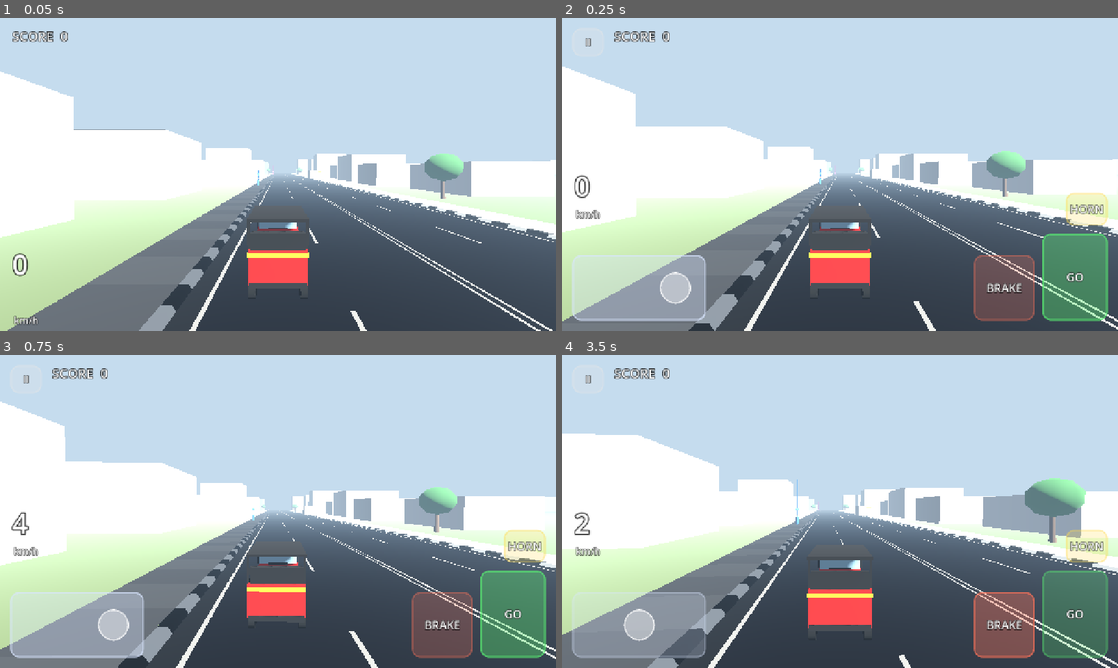
Above: before the commit, frames 1-4 (two rows, left to right).
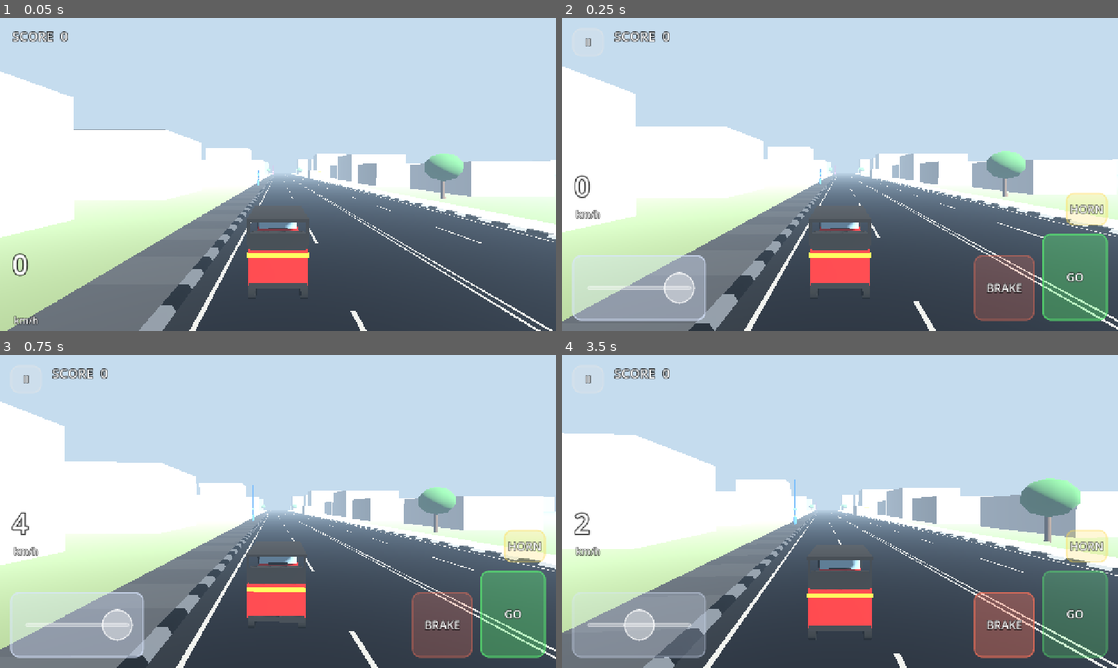
Above: after the commit, the same moments.

Repository: chaven-sl/TukTukColombo
Game: Godot game, scene res://tests/scenarios/mobile_touch_test.tscn
The game is run twice, just before and just after one commit, with the same random seed, the same clock (stepped at 60 frames per second) and the same inputs. This scene is started directly instead of the project's main scene.
Inputs (mouse positions are in pixels of both pictures, inside the frame that each line leads up to):
- Up to frame 1 (0.05 s): no input
- Up to frame 2 (0.25 s): no input
- Up to frame 3 (0.75 s): move the mouse to (400, 495) at 0.52 s; hold D (steer_right) from 0.53 s (still down); hold H (horn) from 0.53 s (still down); click (400, 495) at 0.67 s
- Up to frame 4 (3.5 s): release D (steer_right) at 1.25 s; release H (horn) at 1.25 s; drag from (728, 527) to (812, 574) at 1.27 s; move the mouse to (895, 442) at 2.02 s; hold D (steer_right) 2.03-2.75 s; hold H (horn) 2.03-2.75 s; click (895, 442) at 2.17 s; drag from (812, 574) to (673, 464) at 2.77 s

Frame 1 is identical in both runs. In frame 2, 0.4% of the frame differs, in the area x 4-24%, y 81-92%; in frame 3, 1.0%; in frame 4, 4.0%, in the area x 0-100%, y 24-100%.

Commit message:
fix(input): floating-origin touch steering so a resting thumb never drifts
Owner playtest: steering drifted slightly right. v0.03A mapped absolute thumb x
against the pad centre; now touch-down captures the origin (steer exactly 0)
and steering comes only from horizontal travel away from it (120 units = full
lock, 10% dead zone). Symmetric near edges, instant reversal, release = 0, no
smoothing; knob/travel guide drawn around the origin. Vehicle untouched.

Co-Authored-By: Claude Opus 5.5 <noreply@anthropic.com>

Diff:
--- a/data/input/touch_controls_config.gd
+++ b/data/input/touch_controls_config.gd
@@ -1,18 +1,21 @@
 class_name TouchControlsConfig
 extends Resource
-## Touch control mapping and layout tunables. PROTOTYPE BASELINE v0.03A.
+## Touch control mapping and layout tunables. PROTOTYPE BASELINE v0.03A1.
 ## Layout sizes are in logical UI units (the viewport is 720 units tall at any
 ## device resolution because of canvas_items/expand stretching).
 ## Vehicle physics are NOT tuned here — only how a thumb becomes −1…+1.
 
 @export_group("Steering mapping")
-## Fraction of the pad half-width around the centre that outputs 0.
-@export_range(0.0, 0.5) var steer_dead_zone := 0.08
+## Floating origin (v0.03A1): steering is measured from where the thumb lands,
+## so touch-down is always exactly 0 wherever it lands on the pad.
+## Horizontal thumb travel from that origin that gives full lock (logical
+## units; 720 units ≈ the screen height, so 120 ≈ 1/6 of it).
+@export_range(40.0, 300.0) var steer_full_lock_travel := 120.0
+## Fraction of the full-lock travel around the origin that outputs 0.
+@export_range(0.0, 0.5) var steer_dead_zone := 0.1
 ## 1.0 = linear. Slightly above 1 softens the centre for fine corrections
 ## without delaying full lock (kept mild: rapid countersteer matters).
 @export_range(1.0, 2.0) var steer_exponent := 1.15
-## Thumb travel (as a fraction of the pad half-width) that gives full lock.
-@export_range(0.3, 1.0) var full_lock_fraction := 0.85
 
 @export_group("Layout (logical units)")
 @export var edge_padding := 24.0
--- a/scripts/input/touch_control_state.gd
+++ b/scripts/input/touch_control_state.gd
@@ -13,9 +13,13 @@
 var config: TouchControlsConfig
 ## Control rectangles (logical units). Set by the layout.
 var rects: Dictionary = {}
-## Steering pad centre/half-width used for the analog mapping.
+## Steering pad centre/half-width (layout and visuals only since v0.03A1).
 var steer_center_x := 0.0
 var steer_half_width := 150.0
+## Floating steering origin: x where the steering thumb landed (telemetry,
+## visuals) and the current horizontal offset from it.
+var steer_origin_x := 0.0
+var steer_delta := 0.0
 ## Whether the contextual ACCEPT RIDE button is currently shown.
 var accept_available := false
 
@@ -53,7 +57,9 @@
 	match c:
 		Pad.STEER:
 			_steer_index = index
-			steer = TouchSteeringMapper.map(pos.x - steer_center_x, steer_half_width, config)
+			steer_origin_x = pos.x
+			steer_delta = 0.0
+			steer = 0.0  # touch-down never steers, wherever it lands
 		Pad.HORN, Pad.ACCEPT, Pad.PAUSE:
 			_pending.append(c)
 	return c
@@ -61,13 +67,15 @@
 
 func drag(index: int, pos: Vector2) -> void:
 	if index == _steer_index:
-		steer = TouchSteeringMapper.map(pos.x - steer_center_x, steer_half_width, config)
+		steer_delta = pos.x - steer_origin_x
+		steer = TouchSteeringMapper.map(steer_delta, config.steer_full_lock_travel, config)
 
 
 func release(index: int) -> void:
 	if index == _steer_index:
 		_steer_index = -1
 		steer = 0.0
+		steer_delta = 0.0
 	_owner.erase(index)
 
 
@@ -76,7 +84,12 @@
 	_owner.clear()
 	_steer_index = -1
 	steer = 0.0
+	steer_delta = 0.0
 	_pending.clear()
+
+
+func is_steering() -> bool:
+	return _steer_index >= 0
 
 
 func is_held(c: Pad) -> bool:
--- a/scripts/input/touch_steering_mapper.gd
+++ b/scripts/input/touch_steering_mapper.gd
@@ -1,16 +1,17 @@
 class_name TouchSteeringMapper
 extends RefCounted
-## Pure mapping from a thumb's horizontal offset on the steering pad to the
-## abstract steer value (−1 … +1). Absolute (not relative-to-touch-down): the
-## thumb's position IS the steering, so crossing from left to right reverses
-## steering immediately with no re-centre step. No smoothing here — the
-## vehicle's own approved steering response does that.
+## Pure mapping from a thumb's horizontal offset to the abstract steer value
+## (−1 … +1). v0.03A1: the offset is measured from the touch-down point
+## (floating origin), not from the pad centre — a thumb resting slightly off
+## centre no longer steers. Crossing back over the origin reverses steering
+## immediately with no re-centre step. No smoothing here — the vehicle's own
+## approved steering response does that.
 
 
-static func map(offset_x: float, half_width: float, config: TouchControlsConfig) -> float:
-	if half_width <= 0.0:
+static func map(offset_x: float, full_lock_travel: float, config: TouchControlsConfig) -> float:
+	if full_lock_travel <= 0.0:
 		return 0.0
-	var n := clampf(offset_x / (half_width * config.full_lock_fraction), -1.0, 1.0)
+	var n := clampf(offset_x / full_lock_travel, -1.0, 1.0)
 	var magnitude := absf(n)
 	if magnitude <= config.steer_dead_zone:
 		return 0.0
--- a/scripts/ui/mobile_controls.gd
+++ b/scripts/ui/mobile_controls.gd
@@ -24,6 +24,8 @@
 var _panels: Dictionary = {}  # Control -> Panel
 var _labels: Dictionary = {}
 var _knob: Panel
+## Floating-origin travel guide: shows full-lock travel around the touch-down point.
+var _track: Panel
 var _styles: Dictionary = {}
 
 
@@ -42,7 +44,11 @@
 	_make_panel(C.BRAKE, "UI_TOUCH_BRAKE", Color(1.0, 0.45, 0.35))
 	_make_panel(C.HORN, "UI_TOUCH_HORN", Color(1.0, 0.85, 0.3))
 	_make_panel(C.PAUSE, "UI_TOUCH_PAUSE", Color(0.9, 0.9, 0.9))
-	_make_panel(C.ACCEPT, "UI_ACCEPT_RIDE_TOUCH", Color(0.3, 0.75, 1.0))
+	_make_panel(C.ACCEPT, "UI_ACCEPT_HIRE_TOUCH", Color(0.3, 0.75, 1.0))
+	_track = Panel.new()
+	_track.mouse_filter = Control.MOUSE_FILTER_IGNORE
+	_track.add_theme_stylebox_override("panel", _style(Color(1, 1, 1), 0.5, 8))
+	_root.add_child(_track)
 	_knob = Panel.new()
 	_knob.mouse_filter = Control.MOUSE_FILTER_IGNORE
 	_knob.add_theme_stylebox_override("panel", _style(Color(1, 1, 1), 0.85, 40))
@@ -127,12 +133,28 @@
 	for c in [C.ACCELERATE, C.BRAKE, C.HORN, C.STEER]:
 		var styles: Array = _styles[c]
 		(_panels[c] as Panel).add_theme_stylebox_override("panel", styles[1] if state.is_held(c) else styles[0])
-	var steer: Rect2 = rects.get(C.STEER, Rect2())
+	_update_steer_visual()
+	_dispatch_taps()
+
+
+## The knob starts centred under the thumb (floating origin) and tracks the
+## horizontal offset. The guide is drawn around the origin, nudged inwards
+## near the pad edges so equal travel is visible both ways.
+func _update_steer_visual() -> void:
+	var steer: Rect2 = rects.get(TouchControlState.Pad.STEER, Rect2())
 	var knob := 72.0 * clampf(steer.size.y / 150.0, 0.8, 1.3)
-	var knob_x := steer.get_center().x + state.steer * state.steer_half_width * config.full_lock_fraction
+	var travel := config.steer_full_lock_travel
+	var base_x := steer.get_center().x
+	if state.is_steering():
+		var lo := steer.position.x + travel
+		var hi := steer.end.x - travel
+		base_x = clampf(state.steer_origin_x, lo, hi) if lo <= hi else base_x
+	var knob_x := base_x + clampf(state.steer_delta, -travel, travel)
+	var y := steer.get_center().y
+	_track.size = Vector2(travel * 2.0, 10.0)
+	_track.position = Vector2(base_x - travel, y - 5.0)
 	_knob.size = Vector2(knob, knob)
-	_knob.position = Vector2(knob_x - knob * 0.5, steer.get_center().y - knob * 0.5)
-	_dispatch_taps()
+	_knob.position = Vector2(knob_x - knob * 0.5, y - knob * 0.5)
 
 
 func _dispatch_taps() -> void:
--- a/tests/unit/test_touch_input.gd
+++ b/tests/unit/test_touch_input.gd
@@ -1,5 +1,5 @@
 extends "res://tests/test_case.gd"
-## v0.03A touch steering mapping and multitouch bookkeeping (pure logic).
+## v0.03A/v0.03A1 floating-origin touch steering mapping and multitouch bookkeeping (pure logic).
 
 
 var _cfg: TouchControlsConfig = load("res://resources/input/touch_controls.tres")
@@ -18,50 +18,104 @@
 	return (s.rects[c] as Rect2).get_center()
 
 
+func _travel() -> float:
+	return _cfg.steer_full_lock_travel
+
+
 func test_mapper_dead_zone_and_centre() -> void:
-	check_eq(TouchSteeringMapper.map(0.0, 150.0, _cfg), 0.0, "centre = 0")
-	var inside := 150.0 * _cfg.full_lock_fraction * _cfg.steer_dead_zone * 0.9
-	check_eq(TouchSteeringMapper.map(inside, 150.0, _cfg), 0.0, "inside dead zone = 0")
-	check_eq(TouchSteeringMapper.map(-inside, 150.0, _cfg), 0.0, "inside dead zone (left) = 0")
-	var just_out := 150.0 * _cfg.full_lock_fraction * (_cfg.steer_dead_zone + 0.02)
-	var v := TouchSteeringMapper.map(just_out, 150.0, _cfg)
+	check(_cfg.steer_dead_zone >= 0.1 and _cfg.steer_dead_zone <= 0.12, "dead zone 10–12%% of travel (%.2f)" % _cfg.steer_dead_zone)
+	check_eq(TouchSteeringMapper.map(0.0, _travel(), _cfg), 0.0, "origin = 0")
+	var inside := _travel() * _cfg.steer_dead_zone * 0.9
+	check_eq(TouchSteeringMapper.map(inside, _travel(), _cfg), 0.0, "inside dead zone = 0")
+	check_eq(TouchSteeringMapper.map(-inside, _travel(), _cfg), 0.0, "inside dead zone (left) = 0")
+	var just_out := _travel() * (_cfg.steer_dead_zone + 0.02)
+	var v := TouchSteeringMapper.map(just_out, _travel(), _cfg)
 	check(v > 0.0 and v < 0.05, "just outside dead zone is a small positive value (%.3f)" % v)
 
 
 func test_mapper_clamps_to_full_lock() -> void:
-	check_near(TouchSteeringMapper.map(150.0 * _cfg.full_lock_fraction, 150.0, _cfg), 1.0, 0.001, "full lock at full_lock_fraction")
-	check_eq(TouchSteeringMapper.map(1000.0, 150.0, _cfg), 1.0, "beyond the pad clamps to +1")
-	check_eq(TouchSteeringMapper.map(-1000.0, 150.0, _cfg), -1.0, "beyond the pad clamps to -1")
+	check_near(TouchSteeringMapper.map(_travel(), _travel(), _cfg), 1.0, 0.001, "full lock at full travel")
+	check_eq(TouchSteeringMapper.map(1000.0, _travel(), _cfg), 1.0, "beyond travel clamps to +1")
+	check_eq(TouchSteeringMapper.map(-1000.0, _travel(), _cfg), -1.0, "beyond travel clamps to -1")
 
 
-func test_mapper_is_symmetric_monotonic_and_mostly_linear() -> void:
+func test_mapper_is_symmetric_monotonic_and_graded() -> void:
 	var prev := -2.0
 	for i in range(-20, 21):
-		var x := float(i) / 20.0 * 150.0
-		var v := TouchSteeringMapper.map(x, 150.0, _cfg)
+		var x := float(i) / 20.0 * _travel()
+		var v := TouchSteeringMapper.map(x, _travel(), _cfg)
 		check(v >= prev, "monotonic at %.0f" % x)
-		check_near(v, -TouchSteeringMapper.map(-x, 150.0, _cfg), 0.0001, "symmetric at %.0f" % x)
+		check_near(v, -TouchSteeringMapper.map(-x, _travel(), _cfg), 0.0001, "symmetric at %.0f" % x)
 		prev = v
-	# Mild centre softening only: half travel gives close to half output.
-	var half := TouchSteeringMapper.map(150.0 * _cfg.full_lock_fraction * 0.5, 150.0, _cfg)
-	check(half > 0.38 and half < 0.5, "half travel ≈ half lock (%.3f)" % half)
+	var small := TouchSteeringMapper.map(_travel() * 0.2, _travel(), _cfg)
+	var medium := TouchSteeringMapper.map(_travel() * 0.5, _travel(), _cfg)
+	check(small > 0.0 and small < 0.15, "small movement → fine correction (%.3f)" % small)
+	check(medium > 0.35 and medium < 0.5, "medium movement → useful urban steering (%.3f)" % medium)
+
+
+func test_touch_down_anywhere_on_pad_is_neutral() -> void:
+	var s := _state()
+	var pad: Rect2 = s.rects[TouchControlState.Pad.STEER]
+	for fx in [0.02, 0.2, 0.45, 0.5, 0.55, 0.8, 0.98]:
+		for fy in [0.1, 0.5, 0.9]:
+			var p := pad.position + pad.size * Vector2(fx, fy)
+			check_eq(s.press(0, p), TouchControlState.Pad.STEER, "pad touch at %.2f,%.2f steers" % [fx, fy])
+			check_eq(s.steer, 0.0, "touch-down at %.2f,%.2f = exactly 0" % [fx, fy])
+			s.drag(0, p)
+			check_eq(s.steer, 0.0, "holding still at %.2f,%.2f = exactly 0" % [fx, fy])
+			s.release(0)
+	# Inside the invisible hit margin too.
+	var margin := Vector2(pad.position.x - _cfg.steer_hit_margin * 0.5, pad.get_center().y)
+	s.press(0, margin)
+	check_eq(s.steer, 0.0, "touch-down in hit margin = 0")
+	s.release(0)
+
+
+func test_stationary_thumb_never_drifts() -> void:
+	var s := _state()
+	var p := _center(s, TouchControlState.Pad.STEER) + Vector2(37, 9)  # deliberately off centre
+	s.press(0, p)
+	var worst := 0.0
+	for i in 600:  # ten seconds of 60 Hz drag events with sub-millimetre jitter
+		var jitter := Vector2(sin(i * 1.7) * 3.0, cos(i * 1.3) * 3.0)
+		s.drag(0, p + jitter)
+		worst = maxf(worst, absf(s.steer))
+	check_eq(worst, 0.0, "jittering resting thumb produces no steer (left or right)")
+
+
+func test_equal_left_right_movement_gives_equal_magnitude() -> void:
+	var s := _state()
+	var p := _center(s, TouchControlState.Pad.STEER) + Vector2(-90, 0)  # near the left edge
+	for d in [15.0, 40.0, 70.0, 120.0, 200.0]:
+		s.press(0, p)
+		s.drag(0, p + Vector2(d, 0))
+		var right := s.steer
+		s.release(0)
+		s.press(0, p)
+		s.drag(0, p - Vector2(d, 0))
+		var left := s.steer
+		s.release(0)
+		check_near(right, -left, 0.0001, "±%.0f units symmetric (%.3f / %.3f)" % [d, right, left])
 
 
 func test_quick_reversal_has_no_hysteresis() -> void:
 	var s := _state()
 	var c := _center(s, TouchControlState.Pad.STEER)
-	s.press(0, c + Vector2(s.steer_half_width, 0))
+	s.press(0, c)
+	s.drag(0, c + Vector2(_travel(), 0))
 	check_eq(s.steer, 1.0, "full right")
-	s.drag(0, c - Vector2(s.steer_half_width, 0))
+	s.drag(0, c - Vector2(_travel(), 0))
 	check_eq(s.steer, -1.0, "one drag event later: full left")
 	s.release(0)
-	check_eq(s.steer, 0.0, "release returns input to 0 (vehicle steering rate smooths the wheel)")
+	check_eq(s.steer, 0.0, "release returns input exactly to 0 (vehicle steering rate smooths the wheel)")
+	check_eq(s.steer_delta, 0.0, "release clears the offset")
 
 
 func test_multitouch_steer_with_throttle_and_brake() -> void:
 	var s := _state()
 	var steer_c := _center(s, TouchControlState.Pad.STEER)
-	check_eq(s.press(0, steer_c + Vector2(40, 0)), TouchControlState.Pad.STEER, "finger 0 steers")
+	check_eq(s.press(0, steer_c), TouchControlState.Pad.STEER, "finger 0 steers")
+	s.drag(0, steer_c + Vector2(60, 0))
 	check_eq(s.press(1, _center(s, TouchControlState.Pad.ACCELERATE)), TouchControlState.Pad.ACCELERATE, "finger 1 accelerates")
 	check(s.steer > 0.0 and s.throttle() == 1.0, "steer + throttle together")
 	check_eq(s.active_touch_count(), 2, "two touches tracked")
